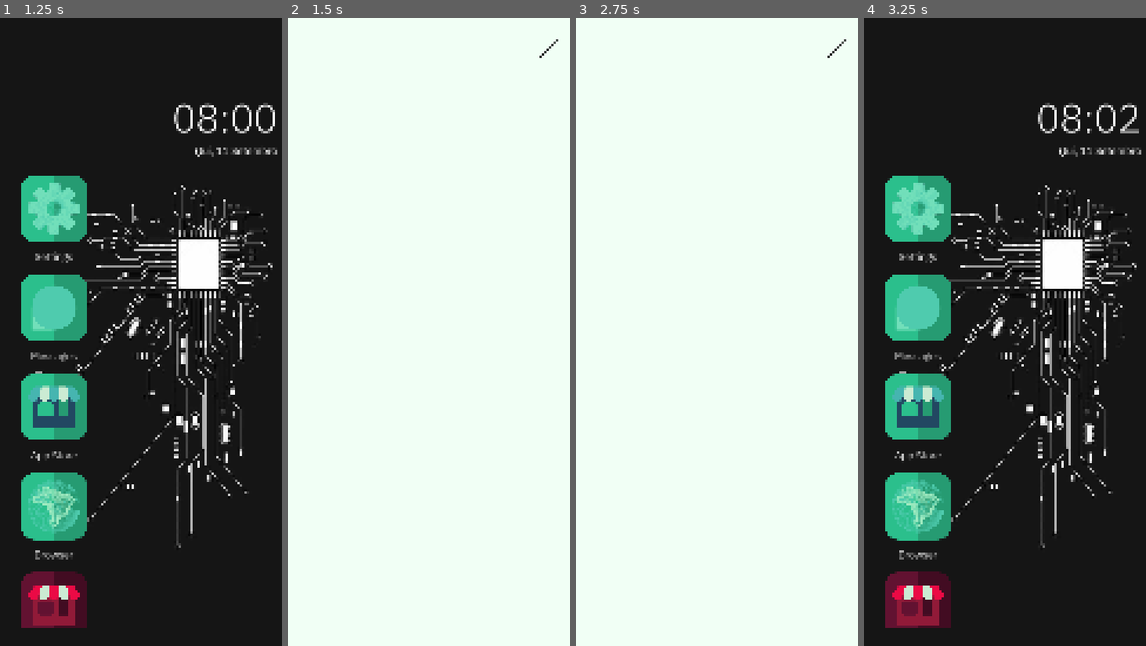
Above: before the commit, frames 1-4 (left to right).
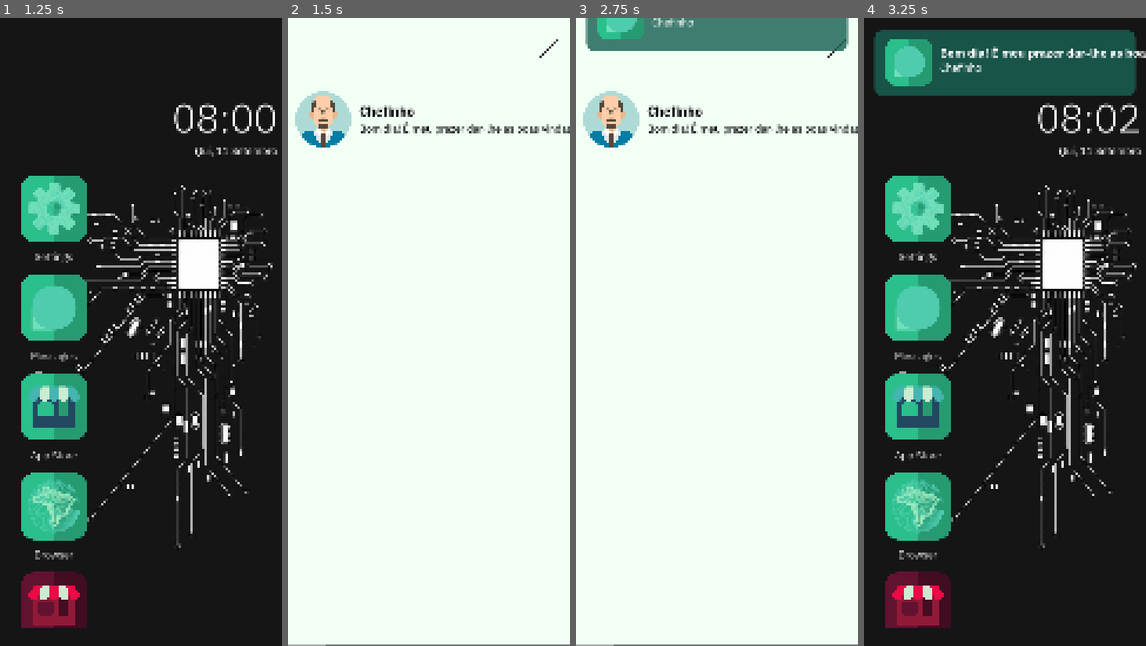
Above: after the commit, the same moments.

Repository: StudioENIGMA/ProjectENIGMA
Game: Godot game, scene res://scenes/main.tscn
Two runs of this game, one before a commit and one after it. Both use one fixed random seed, a clock stepped at 60 frames per second and the inputs below. The engine's default icon, where the game draws it, is replaced by a stand-in: a white triangle on a blue panel in a dark square.
Inputs (mouse positions are in pixels of both pictures, inside the frame that each line leads up to):
- Up to frame 1 (1.25 s): click "NEW GAME" at 0.5 s
- Up to frame 2 (1.5 s): click "Messages" at 1.25 s
- Up to frame 3 (2.75 s): click "< --" at 2 s
- Up to frame 4 (3.25 s): click (1123, 49) at 2.75 s

Frame 1 is identical in both runs. In frame 2, 2.4% of the frame differs, in the area x 0-100%, y 11-100%; in frame 3, 7.3%; in frame 4, 9.8%, in the area x 3-100%, y 1-13%.

Commit message:
[0.2.0] FEAT :: READ AND SEND MESSAGES PROCEDURALLY
Control now reads messages from Resource and sends them procedurally.

Body:
(+) Created code to handle messages being instanced and then sending themselves at appropriate time.

from: [0.1.1]

Diff:
--- a/data/message.tres
+++ b/data/message.tres
@@ -5,8 +5,11 @@
 [resource]
 script = ExtResource("1_l2g4m")
 day = 0
-priority = 0
+priority = -1
 task_type = "daily"
 sender = "Chefinho"
 text = "Bom dia! É meu prazer dar-lhe as boas vindas ao nosso programa de Estágio. Enquanto você estiver trabalhando pa …(345 unchanged characters)…
-conditions = {}
+conditions = {
+"browser": true,
+"settings": true
+}
--- a/data/new_resource.tres
+++ /dev/null
@@ -1,12 +0,0 @@
-[gd_resource type="Resource" script_class="Message" load_steps=2 format=3 uid="uid://yjc03i8w4sdh"]
-
-[ext_resource type="Script" uid="uid://yb7fi4umfvih" path="res://scripts/control/message.gd" id="1_q4uwo"]
-
-[resource]
-script = ExtResource("1_q4uwo")
-day = 0
-priority = 0
-task_type = ""
-sender = ""
-text = ""
-conditions = {}
--- a/scenes/game_screen.tscn
+++ b/scenes/game_screen.tscn
@@ -31,7 +31,7 @@
 autoplay = true
 bus = &"Music"
 
-[node name="Control" type="Control" parent="." node_paths=PackedStringArray("message_holder")]
+[node name="Control" type="Control" parent="." node_paths=PackedStringArray("message_holder", "settings_instance", "browser_instance", "mail_instance", "fake_store_instance")]
 layout_mode = 3
 anchors_preset = 0
 offset_right = 40.0
@@ -40,6 +40,12 @@
 script = ExtResource("3_oknyi")
 messages = Array[Resource]([ExtResource("4_oknyi")])
 message_holder = NodePath("MessageHolder")
+settings_instance = NodePath("ScrollContainer/VBoxContainer/SettingsButton")
+browser_instance = NodePath("ScrollContainer/VBoxContainer/BrowserButton")
+mail_instance = NodePath("ScrollContainer/VBoxContainer/AppStoreButton")
+fake_store_instance = NodePath("ScrollContainer/VBoxContainer/FakeAppStoreButton")
+
+[node name="MessageHolder" type="Node" parent="Control"]
 
 [node name="Apps" type="Node" parent="Control"]
 
@@ -164,8 +170,6 @@
 vertical_alignment = 1
 script = ExtResource("16_1vcyb")
 
-[node name="MessageHolder" type="Node" parent="Control"]
-
 [node name="Timer" type="Timer" parent="."]
 wait_time = 600.0
 one_shot = true
--- a/scripts/control.gd
+++ b/scripts/control.gd
@@ -3,7 +3,10 @@
 @export var messages : Array[Resource] = []
 @export var message_holder : Node
 
-var random_send_amplitude_max : int
+@export var settings_instance : Node
+@export var browser_instance : Node
+@export var mail_instance : Node
+@export var fake_store_instance : Node
 
 func day_zero() -> void:
 	pass
@@ -37,22 +40,20 @@
 	# var message_json = JSON.new()
 	# var data = message_json.parse(message)
 
-	random_send_amplitude_max = GameData.data.random_send_amplitude_max
-
-	print(GameData.data.current_day)
 	for message in messages:
 		if message.day == GameData.data.current_day:
 			var new_message_instance = load("res://scripts/control/message_instance.gd").new()
 			new_message_instance.message = message
+			new_message_instance.settings_instance = settings_instance
+			new_message_instance.browser_instance = browser_instance
+			new_message_instance.mail_instance = mail_instance
+			new_message_instance.fake_store_instance = fake_store_instance
 			message_holder.add_child(new_message_instance)
 		pass
-
-	print(message_holder.get_child_count())
 
 
 # Called every frame. 'delta' is the elapsed time since the previous frame.
 func _process(delta: float) -> void:
-	# random_send_amplitude_max -=
 	pass
 
 func send_test_message(sender : String, message : String, notification : String, time : int, timer_time : int):
--- a/scripts/control/message_instance.gd
+++ b/scripts/control/message_instance.gd
@@ -1,3 +1,69 @@
 extends Node
 
-@export var message : Resource
+var message : Resource
+
+var settings_instance : Node
+var browser_instance : Node
+var mail_instance : Node
+var fake_store_instance : Node
+
+var random_send_amplitude_max : float = 10.0
+
+var timer : Timer
+
+var block_process : bool = false
+
+func _ready():
+	# random_send_amplitude_max = GameData.data.random_send_amplitude_max
+
+	if not check_conditions():
+		pass
+	elif message.priority <= 0:
+		send_message()
+		block_process = true
+	else:
+		timer = Timer.new()
+		timer.wait_time = randf_range(1.0, random_send_amplitude_max)
+		timer.connect("timeout", send_message)
+		add_child(timer)
+		timer.start()
+		block_process = true
+
+
+func _process(delta: float) -> void:
+	if block_process:
+		return
+
+	random_send_amplitude_max -= delta
+	if random_send_amplitude_max <= 0.0:
+		random_send_amplitude_max = 0.0
+
+	if not check_conditions():
+		pass
+	elif message.priority <= 0:
+		send_message()
+		block_process = true
+
+
+func send_message(time : int = 0):
+	EventBus.send_message.emit(message.sender, message.text, time)
+	EventBus.send_notification.emit(message.sender, message.text)
+	self.queue_free()
+
+
+func check_conditions() -> bool:
+	var result : int = 0
+
+	if message.conditions.has("settings") and settings_instance.visible == message.conditions["settings"]:
+		result += 1
+
+	if message.conditions.has("browser") and browser_instance.visible == message.conditions["browser"]:
+		result += 1
+
+	if message.conditions.has("mail") and mail_instance.visible == message.conditions["mail"]:
+		result += 1
+
+	if message.conditions.has("fake_store") and fake_store_instance.visible == message.conditions["fake_store"]:
+		result += 1
+
+	return result == message.conditions.size()
